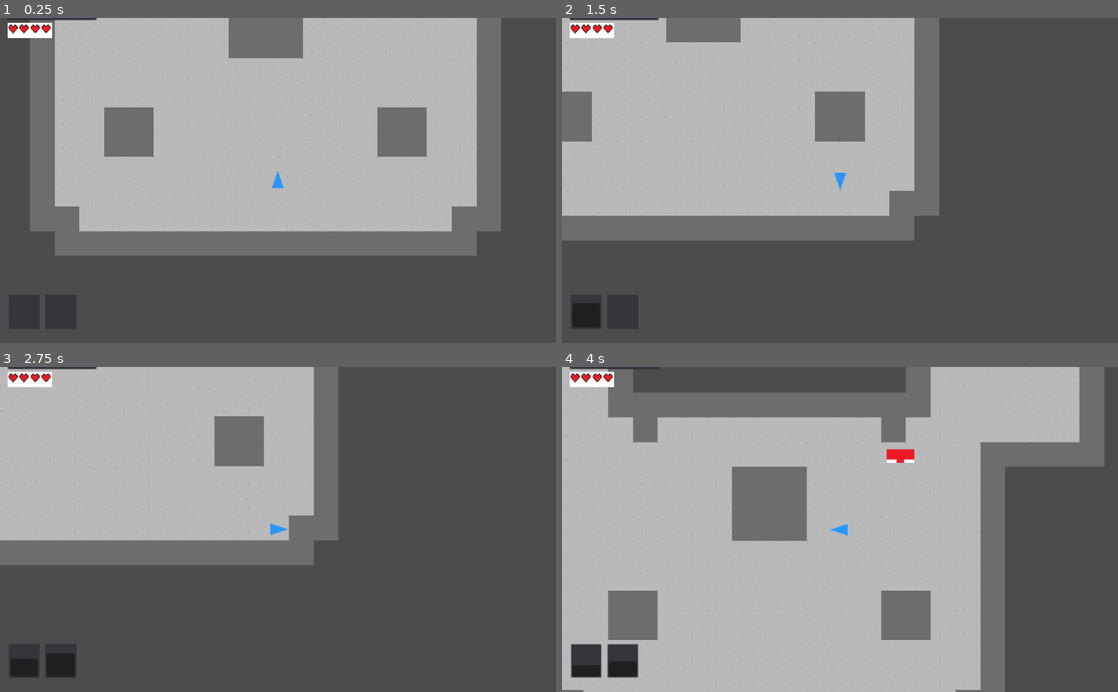
Above: before the commit, frames 1-4 (two rows, left to right).
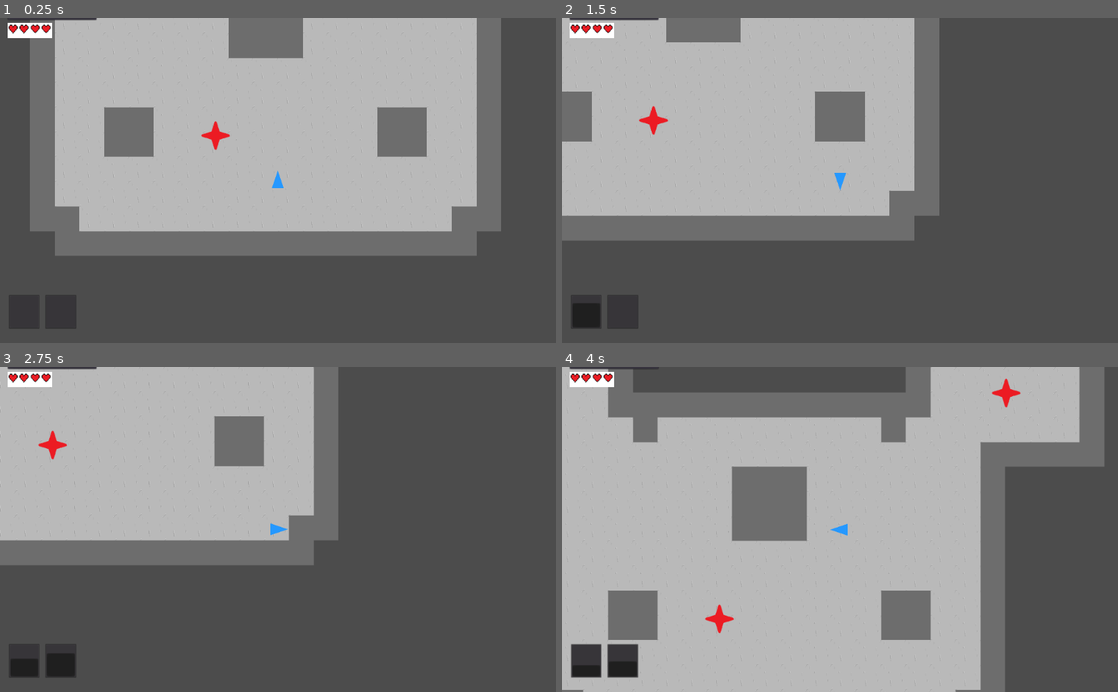
Above: after the commit, the same moments.

Repository: steagray/FA22-Senior-Design
Game: Godot game, scene res://Scenes/Enemy Test Scene.tscn
The game is run twice, just before and just after one commit, with the same random seed, the same clock (stepped at 60 frames per second) and the same inputs.
Inputs:
- Up to frame 1 (0.25 s): no input
- Up to frame 2 (1.5 s): tap Enter at 0.5 s; hold Right (ui_right) 0.53-1.28 s; hold Z (spell_one) 0.53-1.28 s; hold Down (ui_down) from 1.28 s (still down); tap X (spell_two) at 1.35 s
- Up to frame 3 (2.75 s): tap Space at 2 s; release Down (ui_down) at 2.03 s; hold Right (ui_right) from 2.03 s (still down); hold Z (spell_one) from 2.03 s (still down)
- Up to frame 4 (4 s): tap Enter at 2.75 s; release Right (ui_right) at 2.78 s; release Z (spell_one) at 2.78 s; hold Up (ui_up) 2.78-3.53 s; tap X (spell_two) at 2.85 s; hold Left (ui_left) from 3.53 s (still down); hold Z (spell_one) from 3.53 s (still down)

The runs differ from the first frame. In frame 1, 0.2% of the frame differs, in the area x 36-42%, y 31-41%; in frame 2, 0.2%; in frame 3, 0.2%; in frame 4, 0.5%, in the area x 25-83%, y 3-83%.
Error after the commit: Invalid set index 'resource_path' (on base: 'NavigationPolygonInstance') with value of type 'NodePath'. (res://Scripts/Enemy)

Commit message:
navigation improvement start

Diff:
--- a/Scenes/Enemy Test Scene.tscn
+++ b/Scenes/Enemy Test Scene.tscn
@@ -1,10 +1,15 @@
-[gd_scene load_steps=6 format=2]
+[gd_scene load_steps=7 format=2]
 
 [ext_resource path="res://Scenes/Player.tscn" type="PackedScene" id=1]
 [ext_resource path="res://dungeon_floor_and_wall.tres" type="TileSet" id=2]
 [ext_resource path="res://Scenes/MeleeTank1.tscn" type="PackedScene" id=3]
 [ext_resource path="res://Scenes/RangedUnit1.tscn" type="PackedScene" id=4]
 [ext_resource path="res://Scripts/Enemy Test Scene.gd" type="Script" id=5]
+
+[sub_resource type="NavigationPolygon" id=1]
+vertices = PoolVector2Array( 824, 616, 386, 927, 346, 931, 336, 313, 499, 316, 567, 325, 1294, 70, 1651, 67, 1647, 294, 1390, 294, 1294, 268, 69, 306, 69, 65, 442, 65, 443, 260, 1382, 611, 1225, 326, 497, 261, 1227, 270, 809, 964, 405, 982, 585, 265, 1139, 260, 1145, 314 )
+polygons = [ PoolIntArray( 0, 1, 2, 3, 4, 5 ), PoolIntArray( 6, 7, 8, 9, 10 ), PoolIntArray( 3, 11, 12, 13, 14 ), PoolIntArray( 9, 15, 0, 16 ), PoolIntArray( 14, 17, 4, 3 ), PoolIntArray( 16, 18, 10, 9 ), PoolIntArray( 0, 19, 20, 1 ), PoolIntArray( 5, 21, 22, 23, 0 ), PoolIntArray( 0, 23, 16 ) ]
+outlines = [ PoolVector2Array( 69, 65, 442, 65, 443, 260, 497, 261, 499, 316, 567, 325, 585, 265, 1139, 260, 1145, 314, 1225, 326, 1227, 270, 1294, 268, 1294, 70, 1651, 67, 1647, 294, 1390, 294, 1382, 611, 824, 616, 809, 964, 405, 982, 386, 927, 346, 931, 336, 313, 69, 306 ) ]
 
 [node name="Node2D" type="Node2D"]
 script = ExtResource( 5 )
@@ -28,3 +33,6 @@
 
 [node name="RangedUnit1" parent="." instance=ExtResource( 4 )]
 position = Vector2( 577, 345 )
+
+[node name="NavigationPolygonInstance" type="NavigationPolygonInstance" parent="."]
+navpoly = SubResource( 1 )
--- a/Scenes/MeleeTank1.tscn
+++ b/Scenes/MeleeTank1.tscn
@@ -8,6 +8,9 @@
 
 [sub_resource type="CircleShape2D" id=2]
 radius = 566.149
+
+[sub_resource type="NavigationPolygon" id=3]
+resource_local_to_scene = true
 
 [node name="MeleeTank1" type="KinematicBody2D"]
 collision_layer = 2
@@ -31,6 +34,9 @@
 [node name="CollisionShape2D" type="CollisionShape2D" parent="PlayerDetection"]
 shape = SubResource( 2 )
 
+[node name="NavigationPolygonInstance" type="NavigationPolygonInstance" parent="."]
+navpoly = SubResource( 3 )
+
 [connection signal="timeout" from="MovementTimer" to="." method="_on_MovementTimer_timeout"]
 [connection signal="body_entered" from="PlayerDetection" to="." method="_on_PlayerEnter"]
 [connection signal="body_exited" from="PlayerDetection" to="." method="_on_PlayerExit"]
--- a/Scripts/Enemy Test Scene.gd
+++ b/Scripts/Enemy Test Scene.gd
@@ -8,12 +8,13 @@
 
 # Called when the node enters the scene tree for the first time.
 func _ready():
+	for i in range(1, 2):
+		# Deletes all the MeleeTanks. mostly for testing the ranged enemy
+		get_node("RangedUnit" + str(i)).queue_free()
 	for i in range(1, 4):
-		# Deletes all the MeleeTanks. mostly for testing the ranged enemy
-		get_node("MeleeTank" + str(i)).queue_free()
-	pass # Replace with function body.
+		get_node("MeleeTank" + str(i)).get_node("NavigationPolygonInstance").resource_path = $NavigationPolygonInstance.get_path()
 
 
 # Called every frame. 'delta' is the elapsed time since the previous frame.
-#func _process(delta):
-#	pass
+func _process(delta):
+	pass
--- a/Scripts/tanky_melee_enemy.gd
+++ b/Scripts/tanky_melee_enemy.gd
@@ -21,6 +21,8 @@
 
 
 func _physics_process(delta):
+
+	return
 	move_and_slide(velocity)
 	if get_slide_count() != 0:
 		if get_slide_collision(get_slide_count() - 1).collider_id == player.get_instance_id():
@@ -38,6 +40,7 @@
 	isAggro = x
 
 func _on_MovementTimer_timeout():
+	return
 	var distx = player.position.x - self.position.x # if neg, left of. if pos, right of
 	var disty = player.position.y - self.position.y # if neg, above. if pos, below
 
--- a/dungeon_floor_and_wall.tres
+++ b/dungeon_floor_and_wall.tres
@@ -1,9 +1,19 @@
-[gd_resource type="TileSet" load_steps=3 format=2]
+[gd_resource type="TileSet" load_steps=5 format=2]
 
 [ext_resource path="res://Assets/SimpleTiling.png" type="Texture" id=1]
 
+[sub_resource type="NavigationPolygon" id=2]
+vertices = PoolVector2Array( 64, 64, 0, 64, 0, 0, 64, 0 )
+polygons = [ PoolIntArray( 0, 1, 2, 3 ) ]
+outlines = [ PoolVector2Array( 64, 64, 0, 64, 0, 0, 64, 0 ) ]
+
 [sub_resource type="ConvexPolygonShape2D" id=1]
 points = PoolVector2Array( 0, 0, 64, 0, 64, 64, 0, 64 )
+
+[sub_resource type="NavigationPolygon" id=3]
+vertices = PoolVector2Array( 64, 64, 0, 64, 0, 0, 64, 0 )
+polygons = [ PoolIntArray( 0, 1, 2, 3 ) ]
+outlines = [ PoolVector2Array( 64, 64, 0, 64, 0, 0, 64, 0 ) ]
 
 [resource]
 0/name = "Dungeon Floor"
@@ -14,6 +24,7 @@
 0/tile_mode = 0
 0/occluder_offset = Vector2( 0, 0 )
 0/navigation_offset = Vector2( 0, 0 )
+0/navigation = SubResource( 2 )
 0/shape_offset = Vector2( 0, 0 )
 0/shape_transform = Transform2D( 1, 0, 0, 1, 0, 0 )
 0/shape_one_way = false
@@ -63,9 +74,24 @@
 3/tile_mode = 0
 3/occluder_offset = Vector2( 0, 0 )
 3/navigation_offset = Vector2( 0, 0 )
+3/navigation = SubResource( 3 )
 3/shape_offset = Vector2( 0, 0 )
 3/shape_transform = Transform2D( 1, 0, 0, 1, 0, 0 )
 3/shape_one_way = false
 3/shape_one_way_margin = 0.0
 3/shapes = [  ]
 3/z_index = 0
+4/name = "SimpleTiling.png 4"
+4/texture = ExtResource( 1 )
+4/tex_offset = Vector2( 0, 0 )
+4/modulate = Color( 1, 1, 1, 1 )
+4/region = Rect2( 0, 64, 64, 64 )
+4/tile_mode = 0
+4/occluder_offset = Vector2( 0, 0 )
+4/navigation_offset = Vector2( 0, 0 )
+4/shape_offset = Vector2( 0, 0 )
+4/shape_transform = Transform2D( 1, 0, 0, 1, 0, 0 )
+4/shape_one_way = false
+4/shape_one_way_margin = 0.0
+4/shapes = [  ]
+4/z_index = 0
Not shown: 1 places in Scenes/MeleeTank1.tscn that only renumber resources
